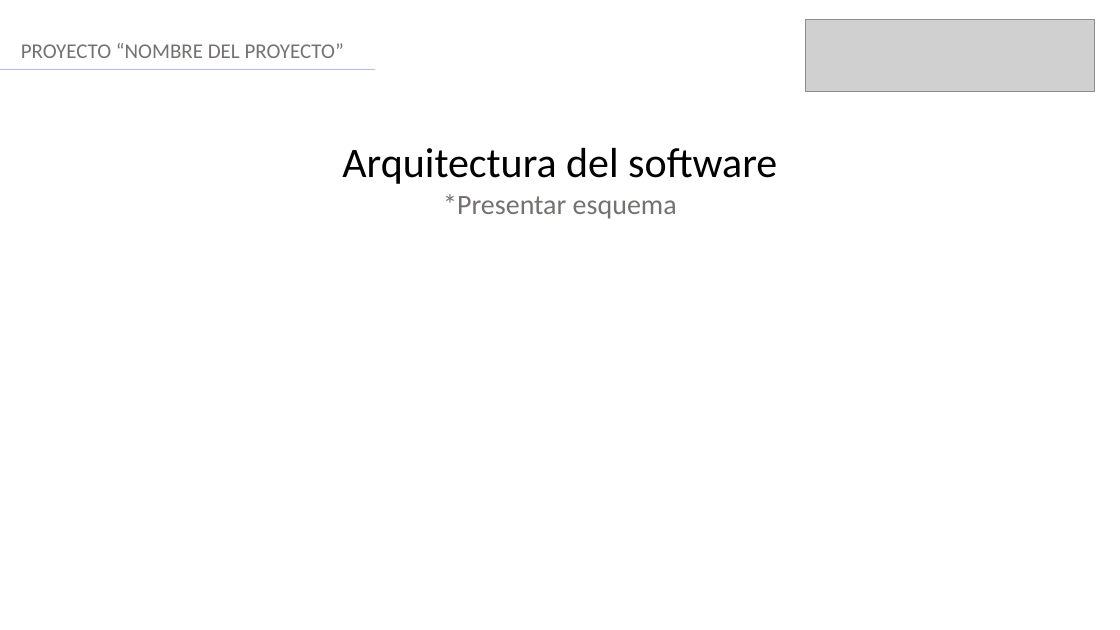
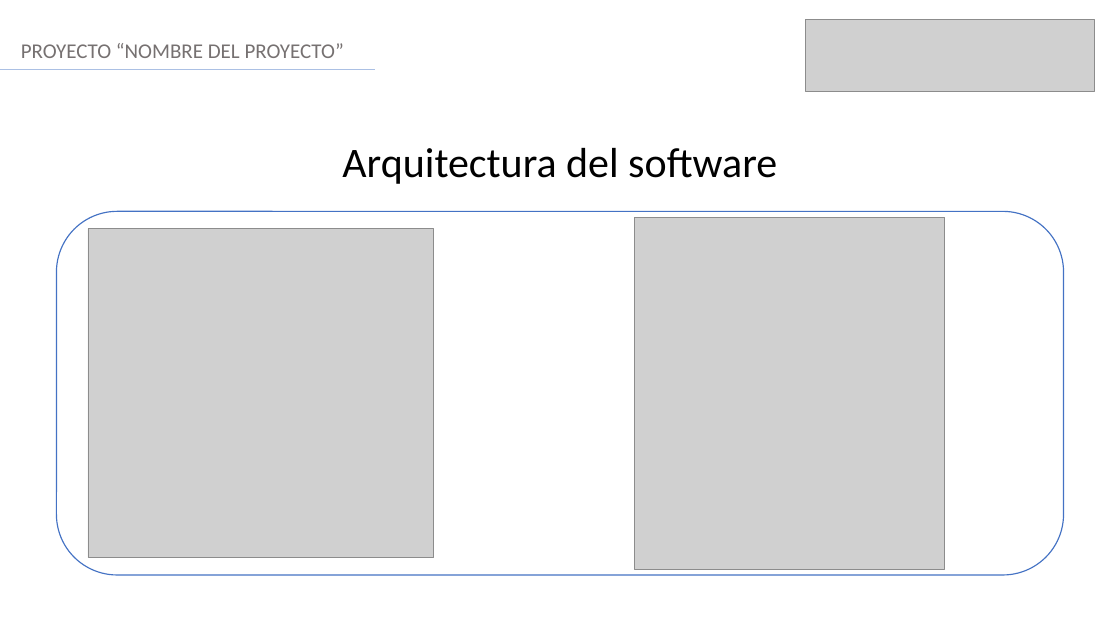
Before and after one commit to Lobo4zul/Proyecto_de_Titulo, a slide deck: slide 8 of Fase 2/Evidencia del proyecto/Formato Presentación final Portafolio.pptx. Drawn at 1120x630 pixels with LibreOffice and Linux fonts; fonts in the diff are those of the drawing; grey boxes stand for pictures. Boxes give left, top, right and bottom in pixels: in the first picture for what was removed or moved away, otherwise in the second. Text is boxed around its words. In the diff, an @@ line names an element or a change of style, - is before the commit and + after.

```diff
--- a/Fase 2/Evidencia del proyecto/Formato Presentación final Portafolio.pptx
+++ b/Fase 2/Evidencia del proyecto/Formato Presentación final Portafolio.pptx
@@ text at [443,194,677,219]: paragraph removed @@
-*Presentar esquema
@@ rounded rectangle added at [56,212,1064,576], fill #FFFFFF, outline #4472C4 1 pt @@
@@ picture added at [88,229,434,557] @@
@@ picture added at [635,217,945,569] @@
```
Also in this commit, not shown: 10 other slides changed.
